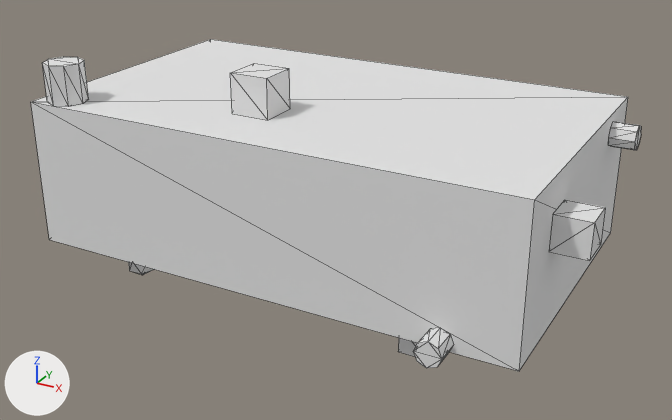
An edit to the glTF model public/Objects/object05_medium.glb, drawn before and after from the same camera.
Before and after are seen from a 50 mm lens placed at (2.88, -5.19, 2.3), pointed at (0.1, -0.12, -0.23). The axes (+X, +Y, +Z) are drawn at lower left. The lights are the same throughout. The first picture is the older version. Mesh edges are drawn as thin lines. Vertices at exactly the same position are counted once.

In view in the first picture: 'object05_medium'.
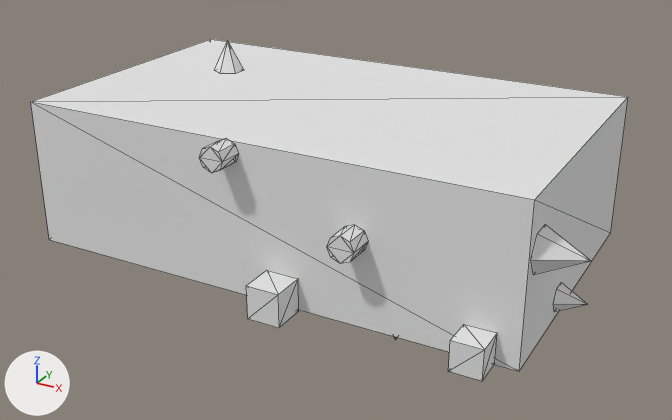
Changed parts and their boxes [x1, y1, x2, y2] in the pictures (672 x 420 px; the box of a moved part takes in the faces that stretch with it):
'object05_medium', reshaped
    before: [31, 39, 641, 371]
    after: [31, 39, 628, 381]
part 1 of me_cube_044, added
    after: [531, 224, 591, 275]
part 2 of me_cube_044, moved or reshaped
    before: [414, 328, 454, 368]
    after: [199, 138, 238, 173]
part 3 of me_cube_044, moved or reshaped
    before: [230, 63, 290, 120]
    after: [246, 271, 299, 328]
part 4 of me_cube_044, moved or reshaped (not visible afterwards)
    before: [42, 57, 89, 107]
part 5 of me_cube_044, added
    after: [449, 324, 497, 381]
part 6 of me_cube_044, added
    after: [214, 41, 244, 74]
part 7 of me_cube_044, added
    after: [553, 282, 587, 312]
part 8 of me_cube_044, added
    after: [327, 225, 368, 264]
part 9 of me_cube_044, deleted
    before: [608, 121, 641, 150]
part 10 of me_cube_044, deleted
    before: [129, 262, 154, 275]
part 11 of me_cube_044, deleted (mostly hidden)
    before: [398, 338, 417, 357]
part 12 of me_cube_044, deleted
    before: [549, 200, 605, 261]

Diff of the bpy script that builds the scene:
```diff
--- a/public/Objects/object05_medium.glb.py
+++ b/public/Objects/object05_medium.glb.py
@@ me_cube_044 @@
 # used by ob_object05_medium; location = (0.0, 0.0, 0.0)
-me_cube_044.from_pydata(...)  # 100 vertices, 164 faces; spans x -1.7..1.92, y -1.17..1.0, z -0.75..0.76
+me_cube_044.from_pydata(...)  # 132 vertices, 212 faces; spans x -1.7..1.97, y -1.22..1.26, z -0.73..0.72
+# me_cube_044 part 1: a new loose piece, a 6-sided cone pointing to +x spanning x 1.7..1.97, y -0.97..-0.7, z 0.04..0.28, in mat_mat_object05_medium (white #e5e5e5)
+# me_cube_044 part 2: the loose piece of 16 vertices spanning x 1.15..1.32, y -1.17..-1.0, z -0.53..-0.36 is moved by (-1.38, 0.0, 0.87)
+# me_cube_044 part 3: the loose piece of 8 vertices spanning x -0.4..-0.13, y -0.58..-0.31, z 0.5..0.76 is turned 90 degrees about the x axis through its middle and scaled by 0.833, then moved by (0.48, -0.67, -1.03)
+# me_cube_044 part 4: the loose piece of 16 vertices spanning x -1.63..-1.37, y -1.0..-0.73, z 0.5..0.76 is turned -90 degrees about the x axis through its middle and scaled by 0.913, then moved by (2.63, 1.99, -0.43)
+# me_cube_044 part 5: a new loose piece, a box spanning x 1.37..1.56, y -1.19..-1.0, z -0.49..-0.3, in mat_mat_object05_medium (white #e5e5e5)
+# me_cube_044 part 6: a new loose piece, a 6-sided cone pointing to +z spanning x -1.1..-0.91, y 0.16..0.38, z 0.5..0.72, in mat_mat_object05_medium (white #e5e5e5)
+# me_cube_044 part 7: a new loose piece, a 6-sided cone pointing to +x spanning x 1.7..1.88, y -0.42..-0.24, z -0.45..-0.29, in mat_mat_object05_medium (white #e5e5e5)
+# me_cube_044 part 8: a new loose piece, an 8-sided cylinder along y spanning x 0.61..0.78, y -1.17..-1.0, z -0.02..0.15, in mat_mat_object05_medium (white #e5e5e5)
+# me_cube_044 part 9: the loose piece of 16 vertices spanning x 1.7..1.87, y 0.53..0.7, z 0.27..0.44 is deleted
+# me_cube_044 part 10: the loose piece of 12 vertices spanning x -1.14..-0.97, y -0.9..-0.72, z -0.7..-0.5 is deleted
+# me_cube_044 part 11: the loose piece of 8 vertices spanning x 0.93..1.11, y -0.87..-0.69, z -0.68..-0.5 is deleted
+# me_cube_044 part 12: the loose piece of 8 vertices spanning x 1.7..1.92, y -0.64..-0.41, z 0.06..0.28 is deleted
+# other edits to the shape of me_cube_044 do not show in these pictures
 me_cube_044.materials.append(mat_mat_object05_medium)
```
